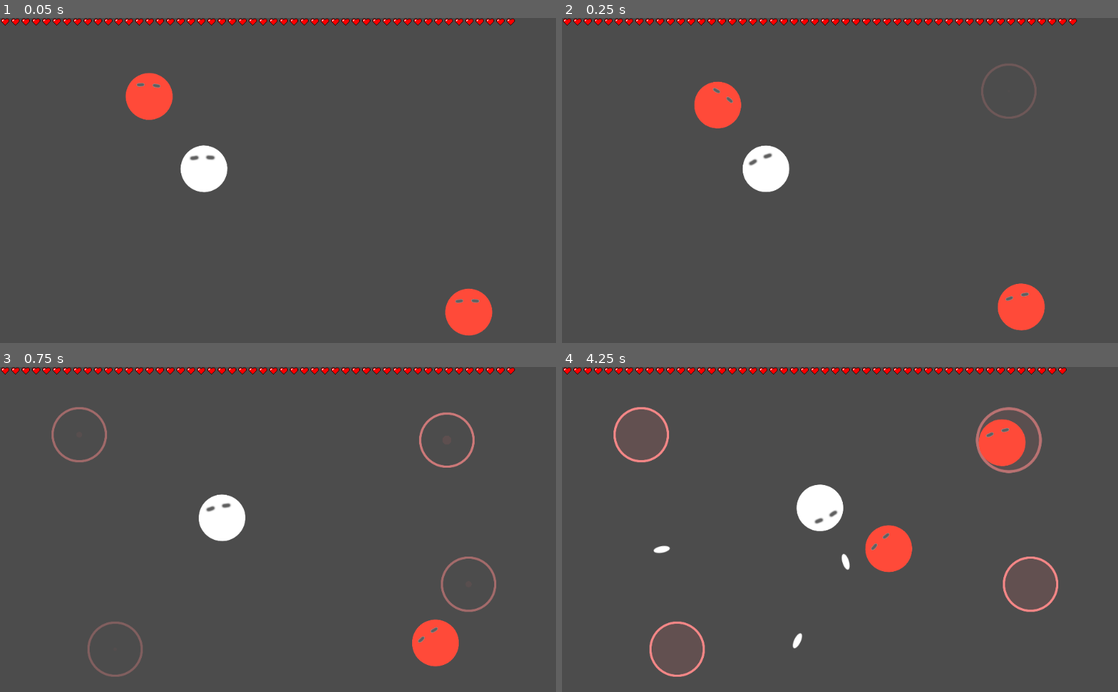
Above: before the commit, frames 1-4 (two rows, left to right).
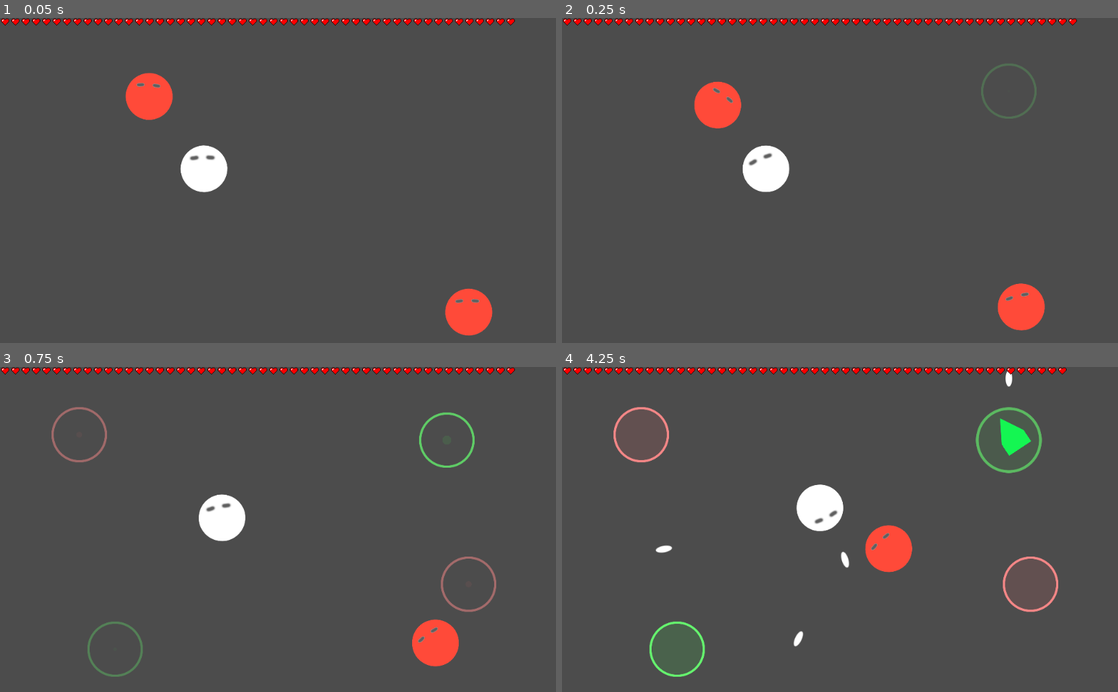
Above: after the commit, the same moments.

Repository: kmltml/gmtk2021
Game: Godot game, scene res://main.tscn
Two runs of this game, one before a commit and one after it. Both use one fixed random seed, a clock stepped at 60 frames per second and the inputs below. Sound files missing from this copy of the repository are replaced by a short silence.
Inputs (mouse positions are in pixels of both pictures, inside the frame that each line leads up to):
- Up to frame 1 (0.05 s): no input
- Up to frame 2 (0.25 s): no input
- Up to frame 3 (0.75 s): move the mouse to (400, 513) at 0.52 s; press the mouse at (400, 513) at 0.53 s; hold D (move_right) from 0.53 s (still down)
- Up to frame 4 (4.25 s): move the mouse to (728, 545) at 1.27 s; release D (move_right) at 1.28 s; release the mouse at (728, 545) at 1.28 s; hold S (move_down) 1.28-2.03 s; click (728, 545) at 1.35 s; move the mouse to (895, 458) at 2.02 s; press the mouse at (895, 458) at 2.03 s; hold D (move_right) 2.03-2.78 s; move the mouse to (812, 594) at 2.77 s; release the mouse at (812, 594) at 2.78 s; hold W (move_up) 2.78-3.53 s; click (812, 594) at 2.85 s; move the mouse to (1006, 578) at 3.52 s; press the mouse at (1006, 578) at 3.53 s; hold A (move_left) from 3.53 s (still down)

Frame 1 is identical in both runs. In frame 2, 0.2% of the frame differs, in the area x 75-86%, y 14-31%; in frame 3, 0.5%; in frame 4, 1.7%, in the area x 15-87%, y 1-96%.

Commit message:
Add shooting enemy

Diff:
--- /dev/null
+++ b/bullets/Gun.tscn
@@ -0,0 +1,15 @@
+[gd_scene load_steps=4 format=2]
+
+[ext_resource path="res://bullets/bullet.tscn" type="PackedScene" id=1]
+[ext_resource path="res://player/shoot.wav" type="AudioStream" id=2]
+[ext_resource path="res://bullets/gun.gd" type="Script" id=3]
+
+[node name="Gun" type="Position2D"]
+script = ExtResource( 3 )
+bullet = ExtResource( 1 )
+
+[node name="Timer" type="Timer" parent="."]
+wait_time = 0.3
+
+[node name="Sound" type="AudioStreamPlayer2D" parent="."]
+stream = ExtResource( 2 )
--- a/bullets/bullet.gd
+++ b/bullets/bullet.gd
@@ -15,14 +15,16 @@
     self.position += speed * delta
 
 func on_body_entered(body):
-    var audio = AudioStreamPlayer2D.new()
-    audio.stream = ExplodeSound
-    Global.levelScene.add_child(audio)
-    audio.position = position
-    audio.play()
-    body.queue_free()
+    if body.has_method("on_bullet_hit"):
+        var audio = AudioStreamPlayer2D.new()
+        audio.stream = ExplodeSound
+        Global.levelScene.add_child(audio)
+        audio.position = position
+        audio.play()
+        body.on_bullet_hit()
+        audio.connect("finished", audio, "queue_free")
+
     queue_free()
-    audio.connect("finished", audio, "queue_free")
 
 func update_rotation():
     self.rotation = atan2(speed.x, -speed.y)
--- /dev/null
+++ b/bullets/gun.gd
@@ -0,0 +1,32 @@
+extends Node2D
+
+export var bullet_speed = Vector2(0.0, -560.0)
+export(PackedScene) var bullet
+export var should_shoot = false
+export(int, LAYERS_2D_PHYSICS) var bullet_collision_mask
+
+var can_shoot = true
+
+func _ready():
+    $Timer.connect("timeout", self, "on_timeout")
+
+func _process(delta):
+    if should_shoot and can_shoot:
+        shoot()
+        $Timer.start()
+
+func shoot():
+    var b = bullet.instance()
+    b.speed = global_transform.basis_xform(bullet_speed)
+    b.position = global_position
+    b.collision_mask = bullet_collision_mask
+    Global.levelScene.add_child(b)
+    can_shoot = false
+    $Sound.play()
+
+func on_timeout():
+    if should_shoot:
+        shoot()
+    else:
+        can_shoot = true
+        $Timer.stop()
--- a/enemies/rusher/monster_movement.gd
+++ b/enemies/rusher/monster_movement.gd
@@ -35,3 +35,6 @@
 func _on_Monster_body_entered(body):
     if body.is_in_group("player"):
         Global.playerHealth-=1
+
+func on_bullet_hit():
+    queue_free()
--- /dev/null
+++ b/enemies/shooter/Shooter.tscn
@@ -0,0 +1,28 @@
+[gd_scene load_steps=4 format=2]
+
+[ext_resource path="res://enemies/shooter/shooter.gd" type="Script" id=1]
+[ext_resource path="res://bullets/Gun.tscn" type="PackedScene" id=2]
+[ext_resource path="res://enemies/shooter/shooter.png" type="Texture" id=3]
+
+[node name="Shooter" type="RigidBody2D"]
+collision_layer = 3
+script = ExtResource( 1 )
+move_speed = 50.0
+
+[node name="shooter" type="Sprite" parent="."]
+modulate = Color( 0.0705882, 1, 0.32549, 1 )
+scale = Vector2( 0.431282, 0.431282 )
+texture = ExtResource( 3 )
+
+[node name="CollisionPolygon2D" type="CollisionPolygon2D" parent="."]
+polygon = PoolVector2Array( -23.9311, 33.8663, -24.0798, 8.44702, -0.295593, -33.1752, 24.3804, 8.74432, 24.3804, 33.4203 )
+
+[node name="Gun" parent="." instance=ExtResource( 2 )]
+position = Vector2( 0, -29.8518 )
+should_shoot = true
+bullet_collision_mask = 4
+
+[node name="Timer" parent="Gun" index="0"]
+wait_time = 1.0
+
+[editable path="Gun"]
--- /dev/null
+++ b/enemies/shooter/shooter.gd
@@ -0,0 +1,43 @@
+extends RigidBody2D
+
+export var turn_speed = 6.0
+export var move_speed = 10.0
+export var turn_alpha = 0.5
+
+onready var desired_distance = randf() * 300.0 + 300.0
+var side_speed = 0.0
+
+func _ready():
+    side_speed = randf() * 2.0 * 80.0 - 80.0
+    if side_speed < 0:
+        side_speed -= 40.0
+    else:
+        side_speed += 40.0
+
+func _process(_delta):
+    process_facing()
+    process_move()
+
+func process_facing():
+    var target_vector = Global.playerPosition - self.position
+    var angle = atan2(target_vector.x, -target_vector.y)
+    var angle_diff = self.rotation - angle
+    if angle_diff > PI:
+        angle_diff = angle_diff - 2.0 * PI
+    elif angle_diff < -PI:
+        angle_diff = angle_diff + 2.0 * PI
+
+    self.angular_velocity = -sign(angle_diff) * pow(abs(angle_diff / PI), turn_alpha) * turn_speed
+
+func process_move():
+    var target_vector = Global.playerPosition - self.position
+    var dist_diff = target_vector.length() - desired_distance
+    var forward_speed = sign(dist_diff) * move_speed
+    if abs(dist_diff) < 50.0:
+        forward_speed *= abs(dist_diff) / 50.0
+    var forward = target_vector.normalized()
+    var side = Vector2(-forward.y, forward.x)
+    self.linear_velocity = forward * forward_speed + side * side_speed
+
+func on_bullet_hit():
+    queue_free()
--- a/level/level.tscn
+++ b/level/level.tscn
@@ -1,10 +1,11 @@
-[gd_scene load_steps=7 format=2]
+[gd_scene load_steps=8 format=2]
 
 [ext_resource path="res://level/level_bounds.gd" type="Script" id=1]
 [ext_resource path="res://enemies/rusher/Monster.tscn" type="PackedScene" id=2]
 [ext_resource path="res://spawner/MonsterSpawner.tscn" type="PackedScene" id=3]
 [ext_resource path="res://level/level_scene.gd" type="Script" id=4]
 [ext_resource path="res://player/Player.tscn" type="PackedScene" id=5]
+[ext_resource path="res://enemies/shooter/Shooter.tscn" type="PackedScene" id=6]
 
 [sub_resource type="RectangleShape2D" id=1]
 extents = Vector2( 743.309, 417.04 )
@@ -33,10 +34,14 @@
 shape = SubResource( 1 )
 
 [node name="MonsterSpawner" parent="." instance=ExtResource( 3 )]
+modulate = Color( 0.403922, 1, 0.439216, 1 )
 position = Vector2( 823, 135 )
+spawned_monster = ExtResource( 6 )
 
 [node name="MonsterSpawner2" parent="." instance=ExtResource( 3 )]
+modulate = Color( 0.403922, 1, 0.439216, 1 )
 position = Vector2( 212, 521 )
+spawned_monster = ExtResource( 6 )
 
 [node name="MonsterSpawner3" parent="." instance=ExtResource( 3 )]
 position = Vector2( 146, 125 )
--- a/player/Player.tscn
+++ b/player/Player.tscn
@@ -1,9 +1,8 @@
-[gd_scene load_steps=6 format=2]
+[gd_scene load_steps=5 format=2]
 
-[ext_resource path="res://player/player_shoot.gd" type="Script" id=1]
+[ext_resource path="res://bullets/Gun.tscn" type="PackedScene" id=1]
 [ext_resource path="res://player/player_movement.gd" type="Script" id=2]
 [ext_resource path="res://player/player.png" type="Texture" id=3]
-[ext_resource path="res://player/shoot.wav" type="AudioStream" id=4]
 
 [sub_resource type="CircleShape2D" id=1]
 radius = 41.2699
@@ -11,6 +10,7 @@
 [node name="RigidBody2D" type="RigidBody2D" groups=[
 "player",
 ]]
+collision_layer = 5
 script = ExtResource( 2 )
 turn_alpha = 0.5
 
@@ -27,13 +27,8 @@
 "_edit_lock_": true
 }
 
-[node name="ShootOrigin" type="Position2D" parent="."]
-position = Vector2( 0, -48.1629 )
+[node name="Gun" parent="." instance=ExtResource( 1 )]
+position = Vector2( 0, -44.0972 )
+bullet_collision_mask = 2
 
-[node name="ShootTimer" type="Timer" parent="ShootOrigin"]
-wait_time = 0.3
-script = ExtResource( 1 )
-bullet_speed = Vector2( 0, -560 )
-
-[node name="Sound" type="AudioStreamPlayer2D" parent="ShootOrigin"]
-stream = ExtResource( 4 )
+[editable path="Gun"]
--- a/player/player_movement.gd
+++ b/player/player_movement.gd
@@ -14,6 +14,7 @@
 func _process(delta):
     process_facing()
     process_move()
+    process_shoot()
     send_cord()
 
 
@@ -43,5 +44,11 @@
     self.linear_velocity = move_vector.normalized() * move_speed
 
 
+func process_shoot():
+    $Gun.should_shoot = Input.is_action_pressed("shoot")
+
 func send_cord():
-    Global.playerPosition=self.position
+    Global.playerPosition = self.position
+
+func on_bullet_hit():
+    Global.playerHealth -= 1
Binary file added: enemies/shooter/shooter.png
Not shown, added: enemies/shooter/shooter.png.import
